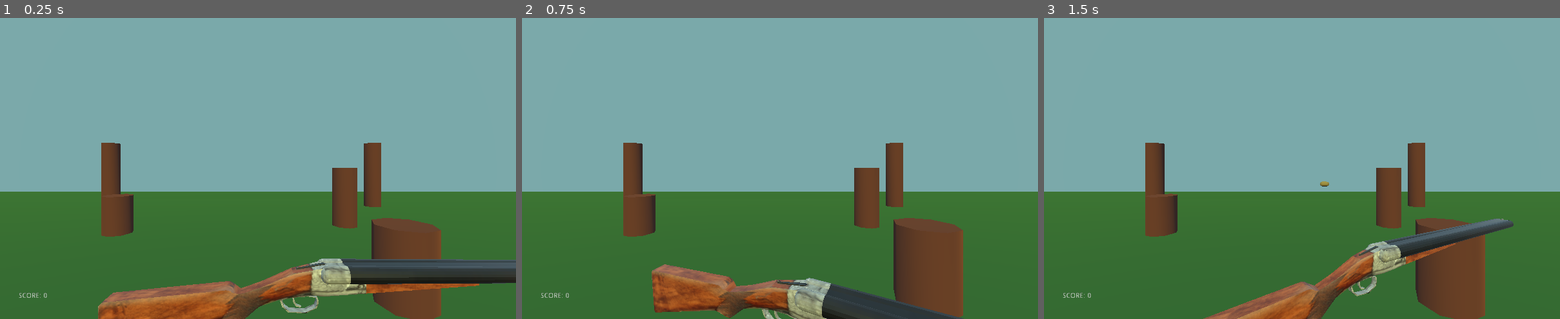
Above: before the commit, frames 1-3 (left to right).
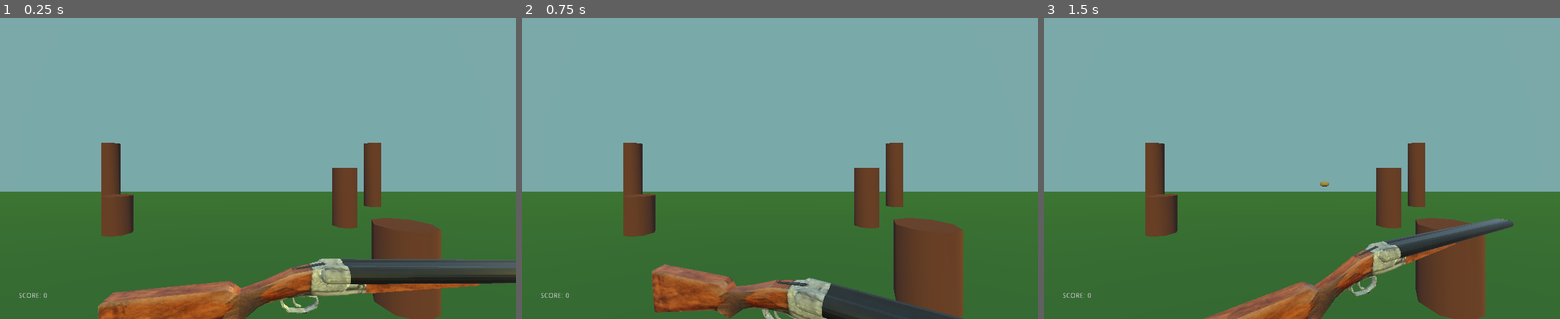
Above: after the commit, the same moments.

Repository: zMenta/CapsuleHunt3D
Game: Godot game, scene res://Main/Main.tscn
Same seed, same stepped clock (60 frames per second), same inputs: the game is played once before the commit and once after it.
Inputs (mouse positions are in pixels of both pictures, inside the frame that each line leads up to):
- Up to frame 1 (0.25 s): no input
- Up to frame 2 (0.75 s): tap Enter at 0.5 s; move the mouse to (893, 153) at 0.52 s; press the mouse at (893, 153) at 0.53 s
- Up to frame 3 (1.5 s): tap Space at 1.25 s; move the mouse to (1198, 183) at 1.27 s; release the mouse at (1198, 183) at 1.28 s; click (1198, 183) at 1.35 s

The runs differ from the first frame. In frame 1, 0.2% of the frame differs, in the area x 43-100%, y 83-98%; in frame 2, nothing differs; in frame 3, nothing differs.

Commit message:
MuzzleFlash Light tweaks

Diff:
--- a/DuckHunt3D/Player/DoubleBarrelShotgun.tscn
+++ b/DuckHunt3D/Player/DoubleBarrelShotgun.tscn
@@ -196,7 +196,6 @@
 
 [node name="MuzzleFlash" type="Spatial" parent="Muzzle" index="0"]
 transform = Transform( 1, 0, 0, 0, 1, 0, 0, 0, 1, 0, -0.0244599, 0 )
-visible = false
 
 [node name="Sprite3D" type="Sprite3D" parent="Muzzle/MuzzleFlash" index="0"]
 transform = Transform( 0.1, 0, 0, 0, 0.1, 0, 0, 0, 0.1, 0.0938918, 0, 0 )
@@ -215,7 +214,9 @@
 texture = ExtResource( 4 )
 
 [node name="OmniLight" type="OmniLight" parent="Muzzle/MuzzleFlash" index="4"]
+transform = Transform( 1, 0, 0, 0, 1, 0, 0, 0, 1, 0.0221948, 0.0634341, 0 )
 light_color = Color( 1, 0.984314, 0.054902, 1 )
+light_energy = 3.0
 
 [node name="Extraction" type="Position3D" parent="." index="4"]
 transform = Transform( 1, 0, 0, 0, 1, 0, 0, 0, 1, 0.095254, 0.0806133, -0.0390167 )
--- a/DuckHunt3D/Player/Gun.gd
+++ b/DuckHunt3D/Player/Gun.gd
@@ -9,7 +9,6 @@
 func _input(event: InputEvent) -> void:
 	if event.is_action_pressed("fire"):
 		if ammo > 0:
-			print("fired")
 			fire()
 			$AnimationPlayer.play("fire")
 			ammo -= 1
